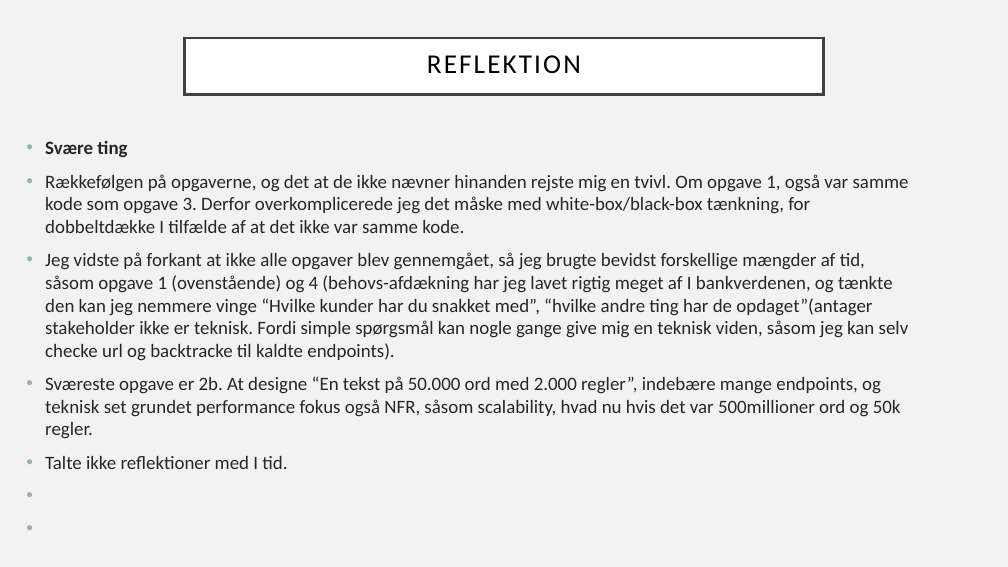
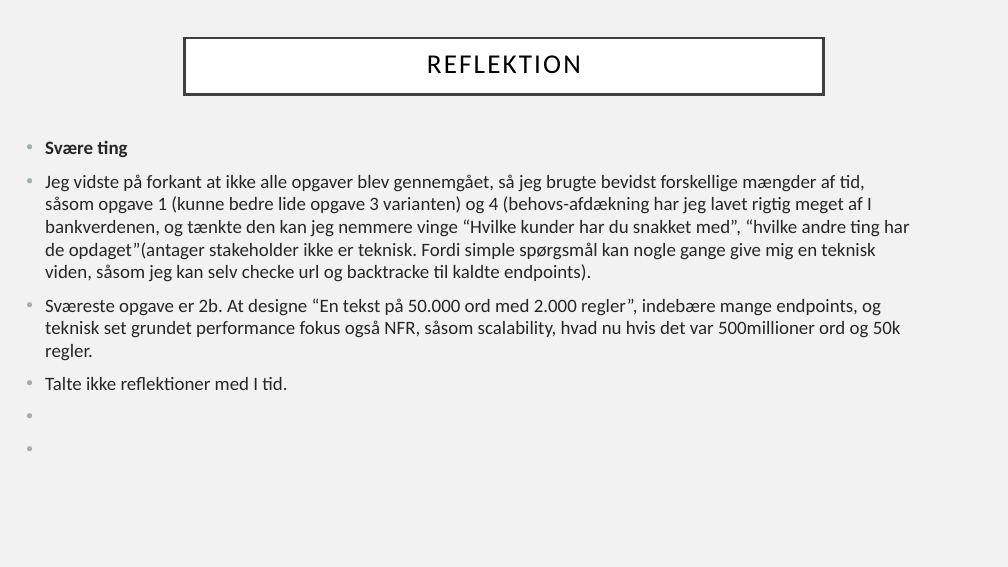
Before and after one commit to Grumlebob/JobInterviewRitzau, a slide deck: slide 12 of Ritzau.odp (slide 10 before the commit). Drawn at 1008x567 pixels with LibreOffice and Linux fonts; fonts in the diff are those of the drawing. Boxes give left, top, right and bottom in pixels: in the first picture for what was removed or moved away, otherwise in the second. Text is boxed around its words. In the diff, an @@ line names an element or a change of style, - is before the commit and + after.

Commit message:
lidt visualisering til opgave 2

```diff
--- a/Ritzau.odp
+++ b/Ritzau.odp
@@ text at [45,174,910,282]: text changed @@
-• Rækkefølgen på opgaverne, og det at de ikke nævner hinanden rejste mig en tvivl. Om opgave 1, også var samme kode som opgave 3. Derfor overkomplicerede jeg det måske med white-box/black-box tænkning, for dobbeltdække I tilfælde af at det ikke var samme kode.
-• Jeg vidste på forkant at ikke alle opgaver blev gennemgået, så jeg brugte bevidst forskellige mængder af tid, såsom opgave 1 (ovenstående) og 4 (behovs-afdækning har jeg lavet rigtig meget af I bankverdenen, og tænkte den kan jeg nemmere vinge “Hvilke kunder har du snakket med”, “hvilke andre ting har de opdaget”(antager stakeholder ikke er teknisk. Fordi simple spørgsmål kan nogle gange give mig en teknisk viden, såsom jeg kan selv checke url og backtracke til kaldte endpoints).
+• Jeg vidste på forkant at ikke alle opgaver blev gennemgået, så jeg brugte bevidst forskellige mængder af tid, såsom opgave 1 (kunne bedre lide opgave 3 varianten) og 4 (behovs-afdækning har jeg lavet rigtig meget af I bankverdenen, og tænkte den kan jeg nemmere vinge “Hvilke kunder har du snakket med”, “hvilke andre ting har de opdaget”(antager stakeholder ikke er teknisk. Fordi simple spørgsmål kan nogle gange give mig en teknisk viden, såsom jeg kan selv checke url og backtracke til kaldte endpoints).
```
Also in this commit, not shown: 2 other slides changed, 2 slides added, 1 other file.
